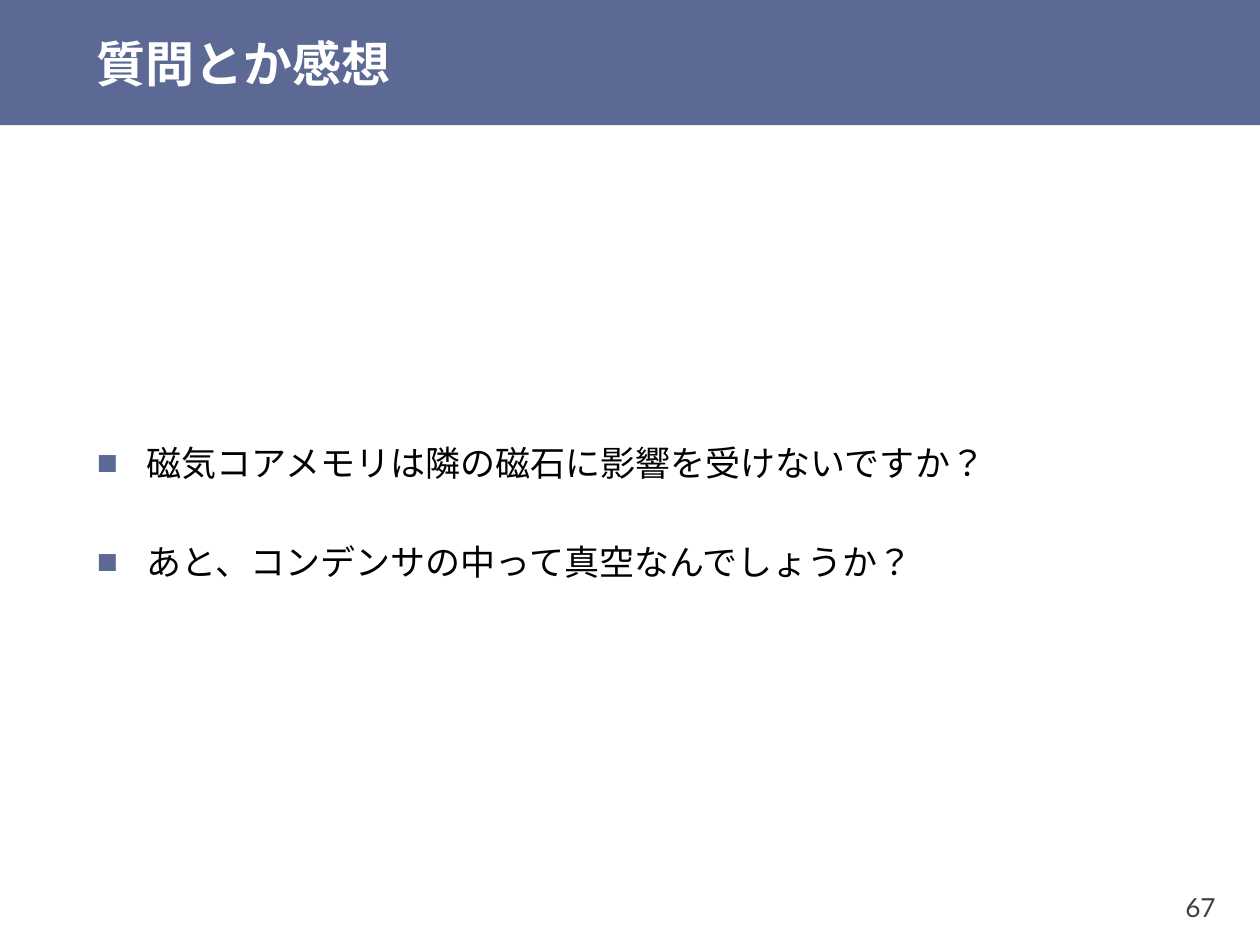
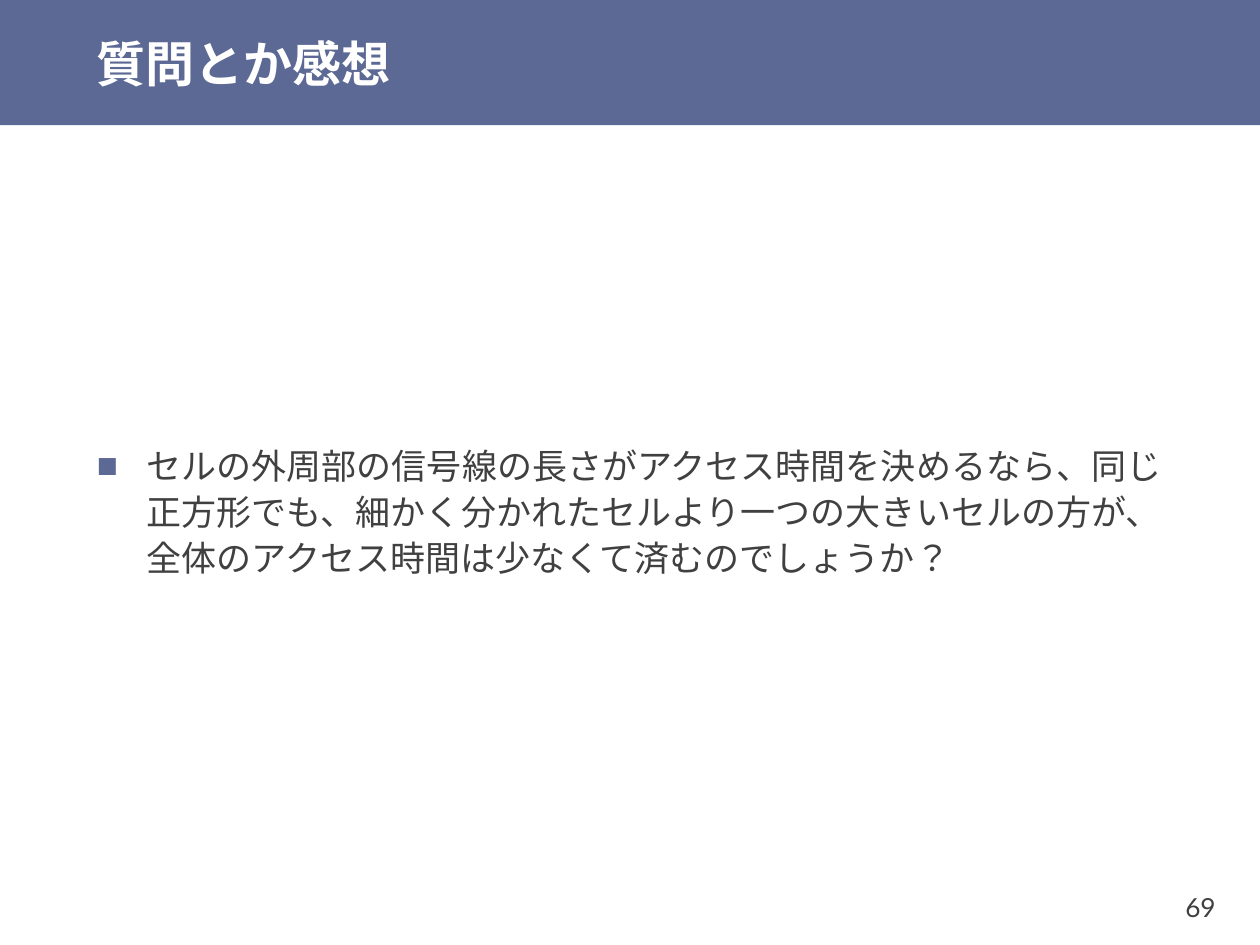
Before and after one commit to shioyadan/otya-computer-architecture-i, a slide deck: slide 69 of cai-shioya-10.pptx (slide 67 before the commit). Drawn at 1260x945 pixels with LibreOffice and Linux fonts; fonts in the diff are those of the drawing. Boxes give left, top, right and bottom in pixels: in the first picture for what was removed or moved away, otherwise in the second. Text is boxed around its words. In the diff, an @@ line names an element or a change of style, - is before the commit and + after.

```diff
--- a/cai-shioya-10.pptx
+++ b/cai-shioya-10.pptx
@@ text at bbox=[147, 449, 1162, 574]: text changed; font Noto Sans CJK JP to Lato; text colour #000000 to #404040 @@
-■ 磁気コアメモリは隣の磁石に影響を受けないですか？
-■ あと、コンデンサの中って真空なんでしょうか？
+■ セルの外周部の信号線の長さがアクセス時間を決めるなら、同じ正方形でも、細かく分かれたセルより一つの大きいセルの方が、全体のアクセス時間は少なくて済むのでしょうか？
@@ page number at bbox=[1185, 898, 1215, 917]: text changed @@
-67
+69
```
Also in this commit, not shown: 14 other slides changed, 8 slides added, 2 slides removed, 1 other file.
